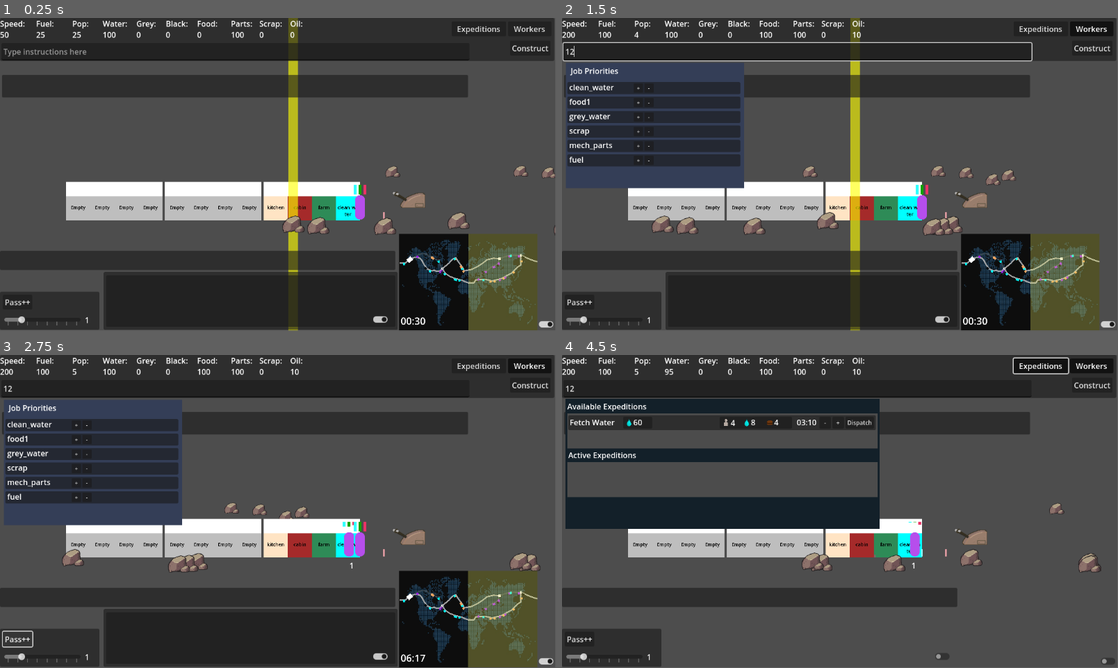
Above: before the commit, frames 1-4 (two rows, left to right).
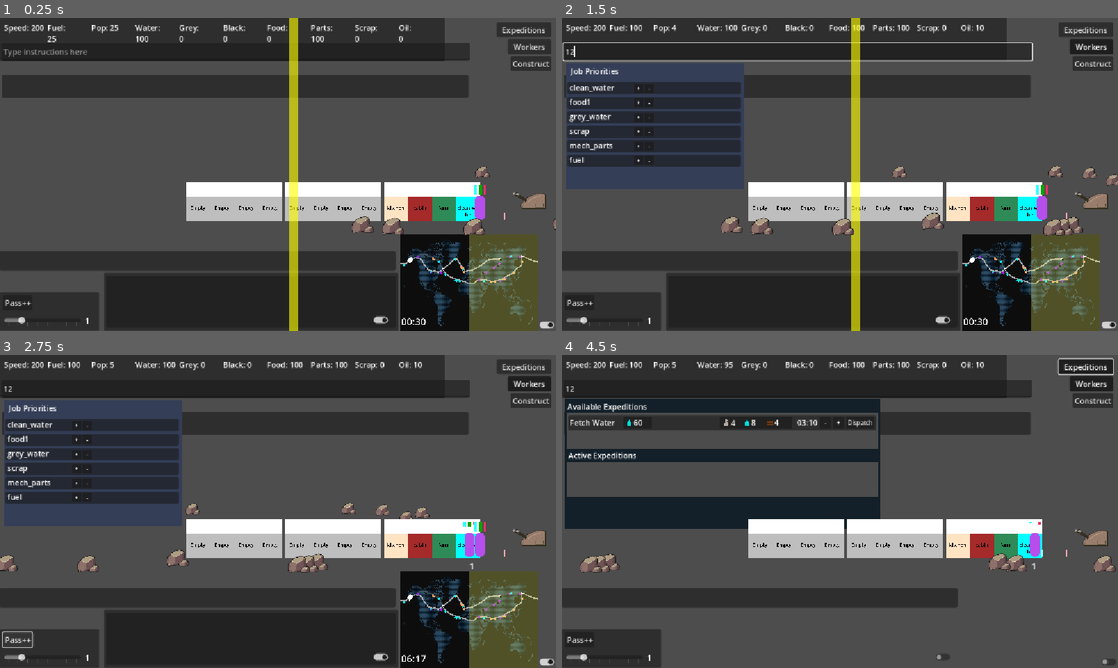
Above: after the commit, the same moments.

Repository: Sphinx111/ed_and_morgs_train_builder
Game: Godot game, scene res://Scenes/traincar.tscn
Two runs of this game, one before a commit and one after it. Both use one fixed random seed, a clock stepped at 60 frames per second and the inputs below.
Inputs (mouse positions are in pixels of both pictures, inside the frame that each line leads up to):
- Up to frame 1 (0.25 s): no input
- Up to frame 2 (1.5 s): click (795, 52) at 0.52 s; type "12" at 0.6 s; click "Workers" at 1.25 s
- Up to frame 3 (2.75 s): click "Pass++" at 2 s
- Up to frame 4 (4.5 s): click (1106, 661) at 2.75 s; click (940, 655) at 3.5 s; click "Expeditions" at 4.25 s
In our replay, the window is 799x449 before the commit and 800x450 after it. These sizes can differ from the game's own. Grey fills any space a smaller window leaves; there, only what the larger window draws over its background counts as a difference.

The runs differ from the first frame. In frame 1, 14% of the frame differs, in the area x 0-100%, y 0-100%; in frame 2, 16%; in frame 3, 14%; in frame 4, 12%.

Commit message:
UI scaling first attempt, and smoother train acceleration

Diff:
--- a/GameManager.gd
+++ b/GameManager.gd
@@ -6,13 +6,23 @@
 var shift_per_press : float = Globals.car_length + Globals.car_separation
 var targetPosition : Vector2 = Vector2.ZERO
 
-func _ready():
+
+func _ready() -> void:
+	get_viewport().size_changed.connect(_configure_root_layout)
 	mainCamera = get_node("Camera2D")
 	ui_tree = get_node("BasicUI")
 	background = get_node("Background")
+	_configure_root_layout()
 	mainCamera.position_smoothing_enabled = true
 	mainCamera.position_smoothing_speed = 2000.0
 	targetPosition = mainCamera.offset
+
+
+func _configure_root_layout() -> void:
+	set_anchors_and_offsets_preset(Control.PRESET_FULL_RECT)
+	if ui_tree != null:
+		ui_tree.set_anchors_and_offsets_preset(Control.PRESET_FULL_RECT)
+
 
 func _unhandled_input(event: InputEvent) -> void:
 	if event is InputEventKey:
@@ -29,6 +39,6 @@
 			print("camera_right pressed")
 		mainCamera.offset = targetPosition
 
-func _process(delta : float):
+
+func _process(_delta : float) -> void:
 	pass
-	#mainCamera.offset = mainCamera.offset.move_toward(targetPosition * mainCamera.position_smoothing_speed, delta)
--- a/Globals.gd
+++ b/Globals.gd
@@ -2,9 +2,11 @@
 
 var activeUI : TrainUI = null
 
-const display_width = 1152
+const display_width = 1400 #1152
 const display_height = 648
+const resource_panel_width_percent : float = 80.0
 var game_tick : int = 0
+const tick_duration : float = 2.0
 
 var time_factor : float = 1.0
 
--- a/Scenes/resource_panel.gd
+++ b/Scenes/resource_panel.gd
@@ -15,6 +15,7 @@
 	{"node_name": "Oil", "display_label": "Oil", "type": "resource", "key": "oil"},
 ]
 
+@onready var _resource_rows: HBoxContainer = $ResourceRows
 @onready var _detail_panel: Panel = $ResourceDetailPanel
 @onready var _type_label: Label = $ResourceDetailPanel/TypeLabel
 @onready var _value_label: Label = $ResourceDetailPanel/ValueLabel
@@ -23,7 +24,20 @@
 
 
 func _ready() -> void:
+	apply_panel_width()
 	_detail_panel.hide()
+	_configure_row_labels()
+
+
+func apply_panel_width() -> void:
+	anchor_left = 0.0
+	anchor_top = 0.0
+	anchor_right = Globals.resource_panel_width_percent / 100.0
+	anchor_bottom = 0.0
+	offset_left = 0.0
+	offset_top = 0.0
+	offset_right = 0.0
+	offset_bottom = 89.0
 
 
 func setup(train: Train) -> void:
@@ -34,8 +48,21 @@
 func update_from_train(train: Train) -> void:
 	_train = train
 	for row in ROWS:
-		var label: RichTextLabel = get_node(row["node_name"])
+		var label: RichTextLabel = _get_row_label(row["node_name"])
 		label.text = _format_row(row, train)
+
+func _process(delta : float) -> void:
+	if _train != null:
+		var label : RichTextLabel = _get_row_label("Speed")
+		if label!= null:
+			label.text = _format_row(ROWS[0], _train)
+
+func _configure_row_labels() -> void:
+	for row in ROWS:
+		var label: RichTextLabel = _get_row_label(row["node_name"])
+		label.size_flags_horizontal = Control.SIZE_EXPAND_FILL
+		label.mouse_filter = Control.MOUSE_FILTER_STOP
+		label.scroll_active = false
 
 
 func _format_row(row: Dictionary, train: Train) -> String:
@@ -53,14 +80,14 @@
 	for row in ROWS:
 		if row["type"] != "resource":
 			continue
-		var label: RichTextLabel = get_node(row["node_name"])
+		var label: RichTextLabel = _get_row_label(row["node_name"])
 		var resource_key: String = row["key"]
-		label.mouse_entered.connect(_on_resource_hover.bind(resource_key, label.position.x))
+		label.mouse_entered.connect(_on_resource_hover.bind(resource_key, label))
 		label.mouse_exited.connect(_on_resource_leave)
 
 
-func _on_resource_hover(resource_key: String, x_pos: float) -> void:
-	_detail_panel.position.x = x_pos
+func _on_resource_hover(resource_key: String, label: RichTextLabel) -> void:
+	_detail_panel.position.x = label.position.x
 	_type_label.text = resource_key
 
 	if _train.res.has(resource_key) and _train.max_res.has(resource_key):
@@ -73,3 +100,7 @@
 
 func _on_resource_leave() -> void:
 	_detail_panel.hide()
+
+
+func _get_row_label(node_name: String) -> RichTextLabel:
+	return _resource_rows.get_node(node_name) as RichTextLabel
--- a/Scenes/traincar.tscn
+++ b/Scenes/traincar.tscn
@@ -12,115 +12,123 @@
 
 [node name="SceneRoot" type="Control"]
 layout_mode = 3
-anchors_preset = 0
-offset_right = 40.0
-offset_bottom = 40.0
+anchors_preset = 15
+anchor_right = 1.0
+anchor_bottom = 1.0
+grow_horizontal = 2
+grow_vertical = 2
 mouse_filter = 1
 script = ExtResource("1_o0k6p")
 
 [node name="BasicUI" type="Control" parent="."]
-top_level = true
-anchors_preset = 0
-offset_right = 1153.0
-offset_bottom = 648.0
+layout_mode = 1
+anchors_preset = 15
+anchor_right = 1.0
+anchor_bottom = 1.0
+grow_horizontal = 2
+grow_vertical = 2
 mouse_filter = 1
 script = ExtResource("4_fqnf8")
 
 [node name="ResourcePanel" type="Panel" parent="BasicUI"]
-layout_mode = 0
-offset_right = 1150.0
+layout_mode = 1
 offset_bottom = 89.0
 script = ExtResource("5_respnl")
 
-[node name="Speed" type="RichTextLabel" parent="BasicUI/ResourcePanel"]
-layout_mode = 0
-offset_right = 56.0
-offset_bottom = 46.0
+[node name="ResourceRows" type="HBoxContainer" parent="BasicUI/ResourcePanel"]
+layout_mode = 1
+anchors_preset = 15
+anchor_right = 1.0
+anchor_bottom = 1.0
+offset_left = 8.0
+offset_top = 8.0
+offset_right = -8.0
+offset_bottom = -8.0
+grow_horizontal = 2
+grow_vertical = 2
+theme_override_constants/separation = 4
+alignment = 1
+
+[node name="Speed" type="RichTextLabel" parent="BasicUI/ResourcePanel/ResourceRows"]
+layout_mode = 2
+size_flags_horizontal = 3
 text = "Speed: 50"
 fit_content = true
-
-[node name="Fuel" type="RichTextLabel" parent="BasicUI/ResourcePanel"]
-layout_mode = 0
-offset_left = 75.0
-offset_right = 115.0
-offset_bottom = 46.0
+scroll_active = false
+
+[node name="Fuel" type="RichTextLabel" parent="BasicUI/ResourcePanel/ResourceRows"]
+layout_mode = 2
+size_flags_horizontal = 3
 text = "Fuel:
 25"
 fit_content = true
-
-[node name="Pop" type="RichTextLabel" parent="BasicUI/ResourcePanel"]
-layout_mode = 0
-offset_left = 150.0
-offset_right = 188.0
-offset_bottom = 46.0
+scroll_active = false
+
+[node name="Pop" type="RichTextLabel" parent="BasicUI/ResourcePanel/ResourceRows"]
+layout_mode = 2
+size_flags_horizontal = 3
 text = "Pop: 25"
 fit_content = true
-
-[node name="CleanWater" type="RichTextLabel" parent="BasicUI/ResourcePanel"]
-layout_mode = 0
-offset_left = 213.0
-offset_right = 268.0
-offset_bottom = 46.0
+scroll_active = false
+
+[node name="CleanWater" type="RichTextLabel" parent="BasicUI/ResourcePanel/ResourceRows"]
+layout_mode = 2
+size_flags_horizontal = 3
 text = "Water:
 100"
 fit_content = true
-
-[node name="GreyWater" type="RichTextLabel" parent="BasicUI/ResourcePanel"]
-layout_mode = 0
-offset_left = 283.0
-offset_right = 331.0
-offset_bottom = 46.0
+scroll_active = false
+
+[node name="GreyWater" type="RichTextLabel" parent="BasicUI/ResourcePanel/ResourceRows"]
+layout_mode = 2
+size_flags_horizontal = 3
 text = "Grey:
 0"
 fit_content = true
-
-[node name="BlackWater" type="RichTextLabel" parent="BasicUI/ResourcePanel"]
-layout_mode = 0
-offset_left = 344.0
-offset_right = 394.0
-offset_bottom = 46.0
+scroll_active = false
+
+[node name="BlackWater" type="RichTextLabel" parent="BasicUI/ResourcePanel/ResourceRows"]
+layout_mode = 2
+size_flags_horizontal = 3
 text = "Black:
 0"
 fit_content = true
-
-[node name="MechParts" type="RichTextLabel" parent="BasicUI/ResourcePanel"]
-layout_mode = 0
-offset_left = 479.0
-offset_right = 530.0
-offset_bottom = 46.0
+scroll_active = false
+
+[node name="Food" type="RichTextLabel" parent="BasicUI/ResourcePanel/ResourceRows"]
+layout_mode = 2
+size_flags_horizontal = 3
+text = "Food:
+0"
+fit_content = true
+scroll_active = false
+
+[node name="MechParts" type="RichTextLabel" parent="BasicUI/ResourcePanel/ResourceRows"]
+layout_mode = 2
+size_flags_horizontal = 3
 text = "Parts:
 100"
 fit_content = true
-
-[node name="Scrap" type="RichTextLabel" parent="BasicUI/ResourcePanel"]
-layout_mode = 0
-offset_left = 538.0
-offset_right = 589.0
-offset_bottom = 46.0
+scroll_active = false
+
+[node name="Scrap" type="RichTextLabel" parent="BasicUI/ResourcePanel/ResourceRows"]
+layout_mode = 2
+size_flags_horizontal = 3
 text = "Scrap:
 0"
 fit_content = true
-
-[node name="Oil" type="RichTextLabel" parent="BasicUI/ResourcePanel"]
-layout_mode = 0
-offset_left = 602.0
-offset_right = 638.0
-offset_bottom = 46.0
+scroll_active = false
+
+[node name="Oil" type="RichTextLabel" parent="BasicUI/ResourcePanel/ResourceRows"]
+layout_mode = 2
+size_flags_horizontal = 3
 text = "Oil:
 0"
 fit_content = true
-
-[node name="Food" type="RichTextLabel" parent="BasicUI/ResourcePanel"]
-layout_mode = 0
-offset_left = 409.0
-offset_right = 457.0
-offset_bottom = 46.0
-text = "Food:
-0"
-fit_content = true
+scroll_active = false
 
 [node name="ResourceDetailPanel" type="Panel" parent="BasicUI/ResourcePanel"]
-layout_mode = 0
+layout_mode = 1
 offset_left = 7.0
 offset_top = 92.0
 offset_right = 113.0
@@ -151,10 +159,10 @@
 
 [node name="Button" type="Button" parent="BasicUI"]
 layout_mode = 0
-offset_left = 1054.0
-offset_top = 7.0
-offset_right = 1144.0
-offset_bottom = 38.0
+offset_left = 1052.0
+offset_top = 44.0
+offset_right = 1142.0
+offset_bottom = 75.0
 focus_mode = 0
 toggle_mode = true
 text = "Workers"
@@ -244,10 +252,10 @@
 
 [node name="ExpeditionsButton" type="Button" parent="BasicUI"]
 layout_mode = 0
-offset_left = 937.0
-offset_top = 7.0
-offset_right = 1050.0
-offset_bottom = 38.0
+offset_left = 1029.0
+offset_top = 9.0
+offset_right = 1142.0
+offset_bottom = 40.0
 toggle_mode = true
 text = "Expeditions"
 
@@ -262,9 +270,9 @@
 [node name="construct" type="Button" parent="BasicUI"]
 layout_mode = 0
 offset_left = 1058.0
-offset_top = 47.0
+offset_top = 79.0
 offset_right = 1142.0
-offset_bottom = 78.0
+offset_bottom = 110.0
 toggle_mode = true
 text = "Construct"
 
--- a/Train.gd
+++ b/Train.gd
@@ -49,9 +49,12 @@
 var max_res : Dictionary = {}
 
 var speed : float = 200.0
+var is_accelerating : bool = false
+var is_decelerating : bool = false
 var target_speed : float = 200.00
-const acceleration_per_tick : float = 10.0
-const fuel_per_accel_per_car : float = 0.1
+var engine_thrust : float = 20000.0
+var braking_force : float = 40000.0
+const fuel_per_tick : float = 1
 
 func _ready() -> void:
 	self.position.x = Globals.train_origin_x
@@ -122,17 +125,36 @@
 		if carriage != null:
 			carriage.resource_tick()
 	passengerManager.resource_tick()
-	update_speed()
+	_speed_tick()
 	Helpers.update_resource_safety_flags(self)
 
-func update_speed():
+func _speed_tick() -> void:
 	if expedition_safety_flag == false:
 		if target_speed > speed:
-			var fuel_needed : float = fuel_per_accel_per_car * carriages.size()
-			if gather_res("fuel", fuel_needed) == Globals.RESULT_OK:
-				speed = move_toward(speed,target_speed,acceleration_per_tick)
+			if gather_res("fuel", fuel_per_tick) == Globals.RESULT_OK:
+				is_accelerating = true
+				is_decelerating = false
+			else:
+				is_accelerating = false
 		elif target_speed < speed:
-			speed = move_toward(speed,target_speed,acceleration_per_tick*5)
+			is_accelerating = false
+			is_decelerating = true
+		else:
+			is_accelerating = false
+			is_decelerating = false
+
+func _process(delta):
+	if is_accelerating:
+		speed = move_toward(speed,target_speed,get_acceleration(engine_thrust)*delta)
+	elif is_decelerating:
+		speed = move_toward(speed,target_speed,get_acceleration(braking_force) * delta)
+
+func get_acceleration(moving_force : float) -> float:
+	var train_mass : float = 0
+	for carriage in carriages:
+		train_mass += carriage.mass
+
+	return moving_force / train_mass
 
 func add_module(type: String, carNum : int, slot : int):
 	if carNum >= carriages.size() or slot >= Globals.modules_per_car or carriages[carNum] == null:
--- a/basic_ui.gd
+++ b/basic_ui.gd
@@ -35,6 +35,8 @@
 	backgroundController.update_sun_state()
 
 func _ready() -> void:
+	set_anchors_and_offsets_preset(Control.PRESET_FULL_RECT)
+	get_viewport().size_changed.connect(_on_viewport_size_changed)
 	Globals.activeUI = self
 
 	worldMap.select_new_train(get_parent().get_node("Train"))
@@ -49,7 +51,7 @@
 
 	add_child(tick_timer)
 	tick_timer.timeout.connect(do_resource_tick)
-	tick_timer.wait_time = 2.0
+	tick_timer.wait_time = Globals.tick_duration
 	tick_timer.one_shot = false
 	tick_timer.start()
 
@@ -58,6 +60,9 @@
 	backgroundController = get_parent().get_node("Background")
 	constructionPanel.placement_requested.connect(_on_construction_placement_requested)
 
+func _on_viewport_size_changed() -> void:
+	set_anchors_and_offsets_preset(Control.PRESET_FULL_RECT)
+	resource_panel.apply_panel_width()
 
 func _unhandled_input(event: InputEvent) -> void:
 	if pending_module_type == "":
@@ -68,11 +73,9 @@
 		_place_module_at_click(event.global_position)
 		get_viewport().set_input_as_handled()
 
-
 func _on_construction_placement_requested(module_type: String) -> void:
 	pending_module_type = module_type
 	add_thought("Select a slot on the train to place %s." % module_type)
-
 
 func _place_module_at_click(global_position: Vector2) -> void:
 	var train_local_pos: Vector2 = selectedTrain.to_local(global_position)
@@ -80,14 +83,11 @@
 	selectedTrain.add_module(pending_module_type, train_pos[0], train_pos[1])
 	_clear_placement_mode()
 
-
 func _is_click_over_ui(global_position: Vector2) -> bool:
 	return constructionPanel.get_global_rect().has_point(global_position)
 
-
 func _clear_placement_mode() -> void:
 	pending_module_type = ""
-
 
 func resource_panel_update() -> void:
 	resource_panel.update_from_train(selectedTrain)
--- a/module.gd
+++ b/module.gd
@@ -6,6 +6,7 @@
 var parentTrain : Train = null
 var type : String = "empty"
 var sequence : int = 0
+var mass : float = 250.0
 
 var enabled : bool = true
 
--- a/project.godot
+++ b/project.godot
@@ -19,6 +19,13 @@
 
 Globals="*res://Globals.gd"
 Helpers="*res://Helpers.gd"
+
+[display]
+
+window/size/viewport_width=1152
+window/size/viewport_height=648
+window/stretch/mode="canvas_items"
+window/stretch/aspect="expand"
 
 [input]
 
--- a/traincar.gd
+++ b/traincar.gd
@@ -6,8 +6,8 @@
 var sequence : int = 0
 var parentTrain : Train = null
 
-# helper variable to hold the current luxury level of the car
-var luxury : float = 0.0
+# Base mass of the TrainCar
+var mass : float = 1000.0
 
 # List of modules in the car
 var modules : Array[ModuleBase] = [null, null, null, null]
